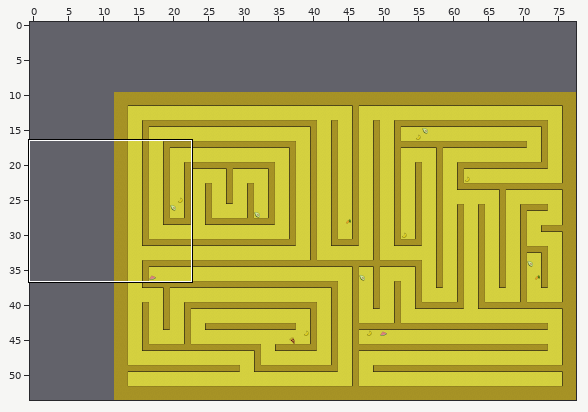
Tiled map -- android/assets/tilemaps/kairo/maze.tmx. Above: a wide view before the commit, with the close-up outlined.
Close-up. Old version:
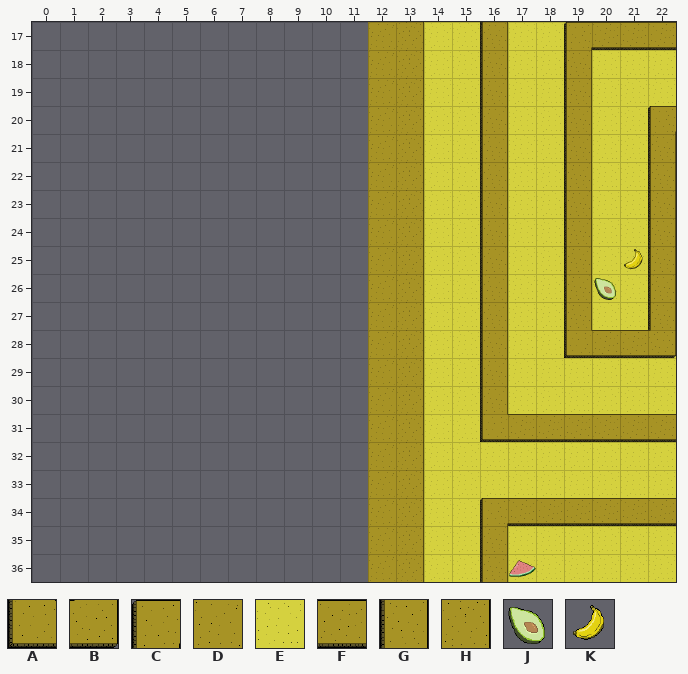
Cells are 64x64 px. Shown: x 0..22, y 17..36. The commit also changed other parts of the map, which this record leaves out.
Key: from "alexandria": A 0, B 2, C 3, D 20, E 21, F 23, G 23 turned 90, H 25 turned 90; from "good_objects": J 0, K 1.
_ is an empty cell, # one hidden under a higher layer.
Layer "ground" before, first column x 0:
17 ____________##EE#
18 ____________##EE#
19 ____________##EE#
20 ____________##EE#
21 ____________##EE#
22 ____________##EE#
23 ____________##EE#
24 ____________##EE#
25 ____________##EE#
26 ____________##EE#
27 ____________##EE#
28 ____________##EE#
29 ____________##EE#
30 ____________##EE#
31 ____________##EE#
32 ____________##EEE
33 ____________##EEE
34 ____________##EEE
35 ____________##EE#
36 ____________##EE#
Layer "wall_tiles" before, first column x 0:
17 ____________DH__G__CFFF
18 ____________DH__G__G___
19 ____________DH__G__G___
20 ____________DH__G__G__C
21 ____________DH__G__G__G
22 ____________DH__G__G__G
23 ____________DH__G__G__G
24 ____________DH__G__G__G
25 ____________DH__G__G__G
26 ____________DH__G__G__G
27 ____________DH__G__G__G
28 ____________DH__G__AFFB
29 ____________DH__G______
30 ____________DH__G______
31 ____________DH__AFFFFFF
32 ____________DH_________
33 ____________DH_________
34 ____________DH__CFFFFFF
35 ____________DH__G______
36 ____________DH__G______
After:
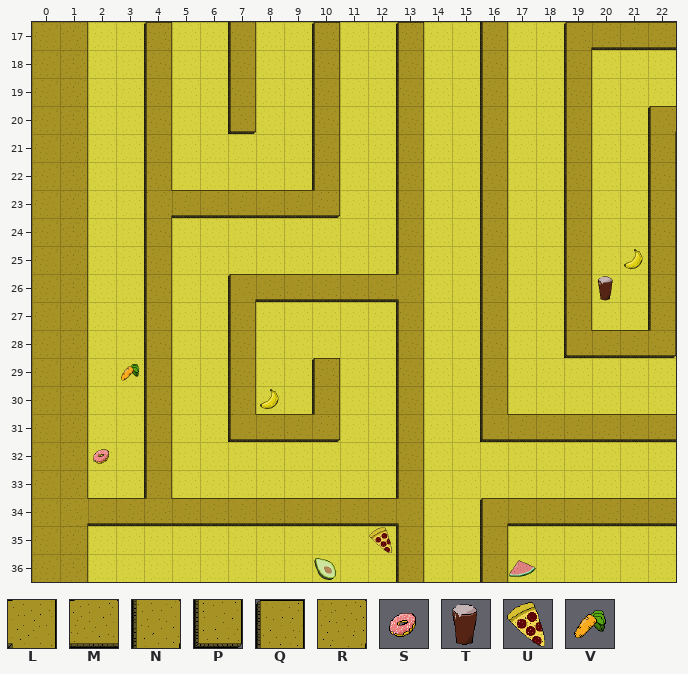
Further tiles: from "alexandria": L 8, M 10, N 11, P 12, Q 15, R 17; from "bad_objects": S 0, T 1, U 2; from "good_objects": V 2.
Diff:
Layer "ground":
y 17: x 2..6 _____ -> EEEEE; x 8..11 ____ -> EEEE
y 18..19: x 2..3 __ -> EE; x 5..6 __ -> EE; x 8..9 __ -> EE; x 11 _ -> E
y 20..22: x 2..3 __ -> EE; x 5..9 _____ -> EEEEE; x 11 _ -> E
y 23: x 2..3 __ -> EE; x 10..11 __ -> EE
y 24..25: x 2..3 __ -> EE; x 5..11 _______ -> EEEEEEE
y 26: x 2..3 __ -> EE; x 5..7 ___ -> EEE
y 27..29: x 2..3 __ -> EE; x 5..6 __ -> EE; x 8..11 ____ -> EEEE
y 30: x 2..3 __ -> EE; x 5..6 __ -> EE; x 8..9 __ -> EE; x 11 _ -> E
y 31: x 2..3 __ -> EE; x 5..6 __ -> EE; x 10..11 __ -> EE
y 32..33: x 2..3 __ -> EE; x 5..11 _______ -> EEEEEEE
y 35..36: x 2..11 __________ -> EEEEEEEEEE
Layer "wall_tiles":
y 17: x 0..1 __ -> DH; x 4 _ -> Q; x 7 _ -> G; x 10 _ -> Q; x 12..13 DH -> _Q
y 18..19: x 0..1 __ -> DH; x 4 _ -> G; x 7 _ -> G; x 10 _ -> G; x 12..13 DH -> _G
y 20: x 0..1 __ -> DH; x 4 _ -> G; x 7 _ -> P; x 10 _ -> G; x 12..13 DH -> _G
y 21..22: x 0..1 __ -> DH; x 4 _ -> G; x 10 _ -> G; x 12..13 DH -> _G
y 23: x 0..1 __ -> DH; x 4..10 _______ -> NFFFFFB; x 12..13 DH -> _G
y 24..25: x 0..1 __ -> DH; x 4 _ -> G; x 12..13 DH -> _G
y 26: x 0..1 __ -> DH; x 4 _ -> G; x 7..13 _____DH -> CFFFFFL
y 27..28: x 0..1 __ -> DH; x 4 _ -> G; x 7 _ -> G; x 12..13 DH -> _G
y 29: x 0..1 __ -> DH; x 4 _ -> G; x 7 _ -> G; x 10 _ -> Q; x 12..13 DH -> _G
y 30: x 0..1 __ -> DH; x 4 _ -> G; x 7 _ -> G; x 10 _ -> G; x 12..13 DH -> _G
y 31: x 0..1 __ -> DH; x 4 _ -> G; x 7..10 ____ -> AFFB; x 12..13 DH -> _G
y 32..33: x 0..1 __ -> DH; x 4 _ -> G; x 12..13 DH -> _G
y 34: x 0..13 ____________DH -> DRFFMFFFFFFFFL
y 35..36: x 0..1 __ -> DH; x 12..13 DH -> _G
Layer "bad_tiles":
y 26: x 20 J -> T
y 32: x 2 _ -> S
y 35: x 12 _ -> U
Layer "good_tiles":
y 29: x 3 _ -> V
y 30: x 8 _ -> K
y 36: x 10 _ -> J
Where, in picture pixels (left, top, right, bottom), the same in both close-ups:
changed: (32, 22, 424, 582)
changed: (594, 276, 616, 301)
